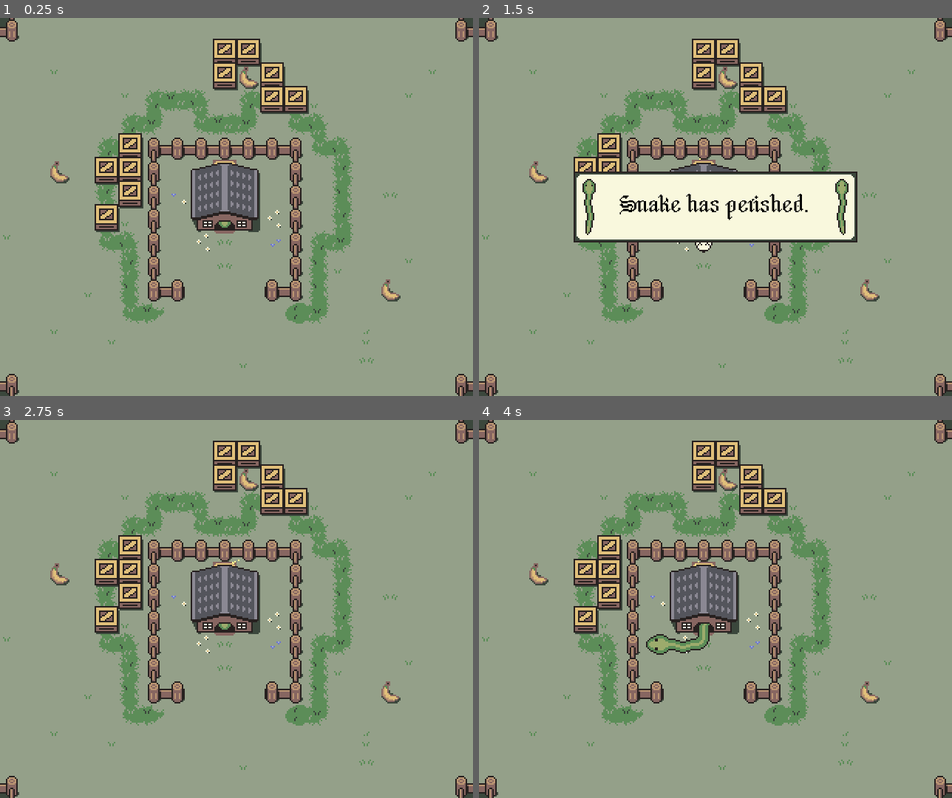
Above: before the commit, frames 1-4 (two rows, left to right).
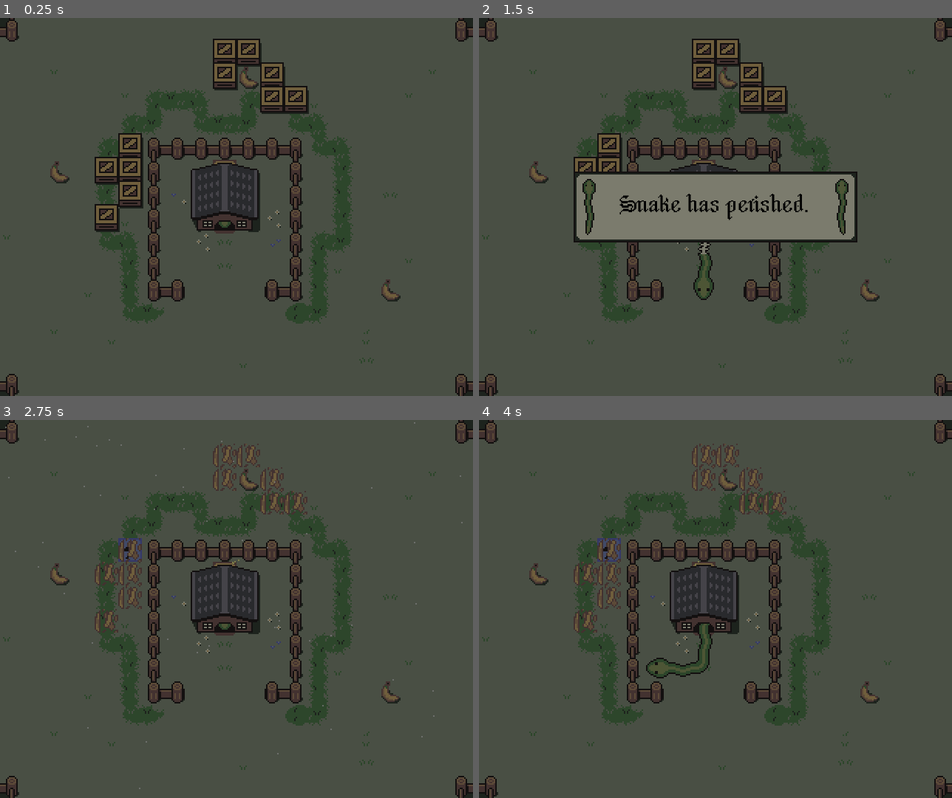
Above: after the commit, the same moments.

Repository: kalgynirae/ld59
Game: Godot game, scene res://scenes/game.tscn
Same seed, same stepped clock (60 frames per second), same inputs: the game is played once before the commit and once after it.
Inputs:
- Up to frame 1 (0.25 s): no input
- Up to frame 2 (1.5 s): hold L (move_right) 0.53-1.28 s; tap K (die) at 0.6 s; tap E (extend) at 0.8, 1.35 s; tap Enter at 1.25 s; hold J (move_down) from 1.28 s (still down)
- Up to frame 3 (2.75 s): tap B (boxes, bound only after the commit) at 1.55, 2.1 s; release J (move_down) at 2.03 s; hold L (move_right) from 2.03 s (still down); tap R (rain, bound only after the commit) at 2.3 s
- Up to frame 4 (4 s): release L (move_right) at 2.78 s; hold = (speed_up) 2.78-3.53 s; tap R (rain, bound only after the commit) at 2.85 s; tap G (switches, bound only after the commit) at 3.05, 3.6 s; hold H (move_left) from 3.53 s (still down); tap T (tower, bound only after the commit) at 3.8 s

The runs differ from the first frame. In frame 1, 96% of the frame differs, in the area x 0-100%, y 0-100%; in frame 2, 96%; in frame 3, 98%; in frame 4, 98%.

Commit message:
Fly the snake away, then fade out

Diff:
--- a/project.godot
+++ b/project.godot
@@ -61,11 +61,6 @@
 "events": [Object(InputEventKey,"resource_local_to_scene":false,"resource_name":"","device":-1,"window_id":0,"alt_press …(192 unchanged characters)…
 ]
 }
-retract={
-"deadzone": 0.2,
-"events": [Object(InputEventKey,"resource_local_to_scene":false,"resource_name":"","device":-1,"window_id":0,"alt_pressed":false,"shift_pressed":false,"ctrl_pressed":false,"meta_pressed":false,"pressed":false,"keycode":82,"physical_keycode":0,"key_label":0,"unicode":114,"location":0,"echo":false,"script":null)
-]
-}
 die={
 "deadzone": 0.2,
 "events": [Object(InputEventKey,"resource_local_to_scene":false,"resource_name":"","device":-1,"window_id":0,"alt_press …(192 unchanged characters)…
@@ -81,6 +76,26 @@
 "events": [Object(InputEventKey,"resource_local_to_scene":false,"resource_name":"","device":0,"window_id":0,"alt_presse …(189 unchanged characters)…
 ]
 }
+boxes={
+"deadzone": 0.2,
+"events": [Object(InputEventKey,"resource_local_to_scene":false,"resource_name":"","device":-1,"window_id":0,"alt_pressed":false,"shift_pressed":false,"ctrl_pressed":false,"meta_pressed":false,"pressed":false,"keycode":66,"physical_keycode":0,"key_label":0,"unicode":98,"location":0,"echo":false,"script":null)
+]
+}
+rain={
+"deadzone": 0.2,
+"events": [Object(InputEventKey,"resource_local_to_scene":false,"resource_name":"","device":-1,"window_id":0,"alt_pressed":false,"shift_pressed":false,"ctrl_pressed":false,"meta_pressed":false,"pressed":false,"keycode":82,"physical_keycode":0,"key_label":0,"unicode":114,"location":0,"echo":false,"script":null)
+]
+}
+tower={
+"deadzone": 0.2,
+"events": [Object(InputEventKey,"resource_local_to_scene":false,"resource_name":"","device":-1,"window_id":0,"alt_pressed":false,"shift_pressed":false,"ctrl_pressed":false,"meta_pressed":false,"pressed":false,"keycode":84,"physical_keycode":0,"key_label":0,"unicode":116,"location":0,"echo":false,"script":null)
+]
+}
+switches={
+"deadzone": 0.2,
+"events": [Object(InputEventKey,"resource_local_to_scene":false,"resource_name":"","device":-1,"window_id":0,"alt_pressed":false,"shift_pressed":false,"ctrl_pressed":false,"meta_pressed":false,"pressed":false,"keycode":71,"physical_keycode":0,"key_label":0,"unicode":103,"location":0,"echo":false,"script":null)
+]
+}
 
 [physics]
 
--- a/scenes/box.gd
+++ b/scenes/box.gd
@@ -9,13 +9,19 @@
 		$Desert.visible = true
 		$Explosion.region_rect.position.y = 48
 
-func explode() -> void:
+func explode() -> bool:
+	if broken:
+		return false
 	broken = true
 	if desert:
 		$Desert.visible = false
 	else:
 		$Regular.visible = false
 	$Explosion.visible = true
+	animate_breaking()
+	return true
+
+func animate_breaking():
 	for i in 4:
 		await get_tree().create_timer(0.1).timeout
 		$Explosion.region_rect.position.x = min(192, $Explosion.region_rect.position.x + 48)
--- a/scenes/game.gd
+++ b/scenes/game.gd
@@ -1,6 +1,8 @@
 extends Node2D
 
 const Shape = Snake.Shape
+
+const CHEATING = true
 
 const SCREEN_TILE_WIDTH = 20
 const SCREEN_TILE_HEIGHT = 16
@@ -35,6 +37,7 @@
 	Shape,
 	Dead,
 	Resurrecting,
+	Winging,
 }
 
 func set_mode(mode: Mode) -> bool:
@@ -74,6 +77,8 @@
 			hide_message()
 		[Mode.Resurrecting, Mode.Running]:
 			$MoveTimer.start()
+		[Mode.Transmitting, Mode.Winging]:
+			wing_snake()
 		_:
 			allowed = false
 	if allowed:
@@ -111,16 +116,25 @@
 	if Input.is_action_just_pressed("move_up"):
 		if $Map/Snake.head_direction() != "down":
 			current_direction = "up"
-	#if Input.is_action_just_pressed("extend"):
-		#$Map/Snake.extend($Map/Snake.head_direction())
-		#if change_screen():
-			#save_state()
 	if Input.is_action_just_pressed("die"):
 		set_mode(Mode.Dead)
 	if Input.is_action_just_pressed("speed_up"):
 		change_move_speed(1)
 	if Input.is_action_just_pressed("speed_down"):
 		change_move_speed(-1)
+	if CHEATING:
+		if Input.is_action_just_pressed("extend"):
+			$Map/Snake.extend($Map/Snake.head_direction())
+			if change_screen():
+				save_state()
+		if Input.is_action_just_pressed("boxes"):
+			break_boxes()
+		if Input.is_action_just_pressed("rain"):
+			rain()
+		if Input.is_action_just_pressed("tower"):
+			activate_tower()
+		if Input.is_action_just_pressed("switches"):
+			flip_switches()
 
 func _ready() -> void:
 	$Map/Snake.init(Vector2i(9, 8), "down", 11)
@@ -205,13 +219,13 @@
 	var tile_data = $Map/Ground.get_cell_tile_data(loc)
 	return tile_data and tile_data.get_custom_data("desert")
 
-func count_power_sources() -> int:
+func count_power_sources() -> SnakePart.PowerLevel:
 	for ps in find_children("power_source*"):
 		if not ps.powered:
 			continue
 		if $Map/Snake.gridlocs.has(GridLoc.from_position(ps.position)):
-			return 2
-	return 0
+			return SnakePart.PowerLevel.CHARGED
+	return SnakePart.PowerLevel.NORMAL
 
 func eat_food(direction: String) -> bool:
 	var head_loc = $Map/Snake.gridlocs[0] + GridLoc.offset(direction)
@@ -254,6 +268,8 @@
 			set_mode(Mode.BreakingBoxes)
 		Shape.Tower:
 			set_mode(Mode.ActivatingTower)
+		Shape.Wings:
+			set_mode(Mode.Winging)
 		_:
 			print("shape not handled yet: %s" % Shape.keys()[active_shape])
 
@@ -284,19 +300,19 @@
 	set_mode(Mode.Running)
 
 func break_boxes():
+	var any_exploded = false
 	match current_screen_coords:
 		DESERT:
-			$SoundExplosion.playing = true
 			for box in $Map/desert_boxes.get_children():
-				box.explode()
+				any_exploded = box.explode() or any_exploded
 		SOUTH:
-			$SoundExplosion.playing = true
 			for box in $Map/flowerpatch_boxes.get_children():
-				box.explode()
+				any_exploded = box.explode() or any_exploded
 		HOME:
-			$SoundExplosion.playing = true
 			for box in $Map/home_boxes.get_children():
-				box.explode()
+				any_exploded = box.explode() or any_exploded
+	if any_exploded:
+		$SoundExplosion.playing = true
 	await get_tree().create_timer(1.0).timeout
 	set_mode(Mode.Running)
 
@@ -322,3 +338,26 @@
 
 func hide_message() -> void:
 	%MessageFrame.visible = false
+
+func wing_snake() -> void:
+	$Map/Snake.grow_wings()
+	await get_tree().create_timer(2.0).timeout
+	for i in 12:
+		await get_tree().create_timer(0.1).timeout
+		$Map/Snake.position.y -= 1
+	await get_tree().create_timer(0.8).timeout
+	for i in 20:
+		await get_tree().create_timer(0.08).timeout
+		$Map/Snake.position.y -= 1.5
+		$Map/Snake.position.x += 0.1
+	for i in 60:
+		await get_tree().create_timer(0.06).timeout
+		$Map/Snake.position.y -= 2
+		$Map/Snake.position.x += 0.5
+	for i in 80:
+		await get_tree().create_timer(0.04).timeout
+		$Map/Snake.position.y -= 2.2
+		$Map/Snake.position.x += 0.8
+	for i in 100:
+		await get_tree().create_timer(0.02).timeout
+		%Curtain.color.a += 0.01
--- a/scenes/game.tscn
+++ b/scenes/game.tscn
@@ -97,6 +97,12 @@
 vertical_alignment = 1
 autowrap_mode = 3
 
+[node name="Curtain" type="ColorRect" parent="Camera" unique_id=679908765]
+unique_name_in_owner = true
+offset_right = 320.0
+offset_bottom = 256.0
+color = Color(0, 0, 0, 0.5058824)
+
 [node name="MoveTimer" type="Timer" parent="." unique_id=2062584357]
 wait_time = 0.2
 
--- a/scenes/map.tscn
+++ b/scenes/map.tscn
@@ -1872,6 +1872,7 @@
 
 [node name="power_source8" parent="power" unique_id=1764298661 instance=ExtResource("17_m335s")]
 position = Vector2(240, -48)
+powered = true
 
 [node name="home_boxes" type="Node2D" parent="." unique_id=1989798781]
 
--- a/scenes/snake.gd
+++ b/scenes/snake.gd
@@ -326,3 +326,8 @@
 	await get_tree().create_timer(0.25).timeout
 	for i in range(offset, min(parts.size(), length + offset)):
 		parts[i].set_power_level(SnakePart.PowerLevel.CHARGED)
+
+func grow_wings() -> void:
+	for part in parts:
+		part.set_power_level(SnakePart.PowerLevel.WINGS)
+		part.flap_wings()
--- a/scenes/snake_part.gd
+++ b/scenes/snake_part.gd
@@ -10,6 +10,7 @@
 }
 
 enum PowerLevel {
+	WINGS,
 	NORMAL,
 	SLIGHTLY_CHARGED,
 	CHARGED,
@@ -23,7 +24,7 @@
 
 # Helper method to separate out the logic that chooses what sprite to show
 func set_current_sprite(part: Part, level: PowerLevel):
-	$Sprite.region_rect.position.x = 16 + level * 16
+	$Sprite.region_rect.position.x = level * 16
 	$Sprite.region_rect.position.y = part * 16
 	$Dead.region_rect.position.y = part * 16
 
@@ -95,3 +96,13 @@
 		else:
 			return Turn.Left
 	return Turn.None
+
+func flap_wings() -> void:
+	$WingTimer.start()
+
+func _on_wing_timer_timeout() -> void:
+	power_level = PowerLevel.WINGS
+	if current_part == Part.BODY_1:
+		set_part(Part.BODY_2)
+	elif current_part == Part.BODY_2:
+		set_part(Part.BODY_1)
--- a/scenes/snake_part.tscn
+++ b/scenes/snake_part.tscn
@@ -21,3 +21,8 @@
 texture = ExtResource("3_r7yk6")
 region_enabled = true
 region_rect = Rect2(0, 0, 16, 16)
+
+[node name="WingTimer" type="Timer" parent="." unique_id=1396358562]
+wait_time = 0.3
+
+[connection signal="timeout" from="WingTimer" to="." method="_on_wing_timer_timeout"]
Not shown, changed: TODO.md
